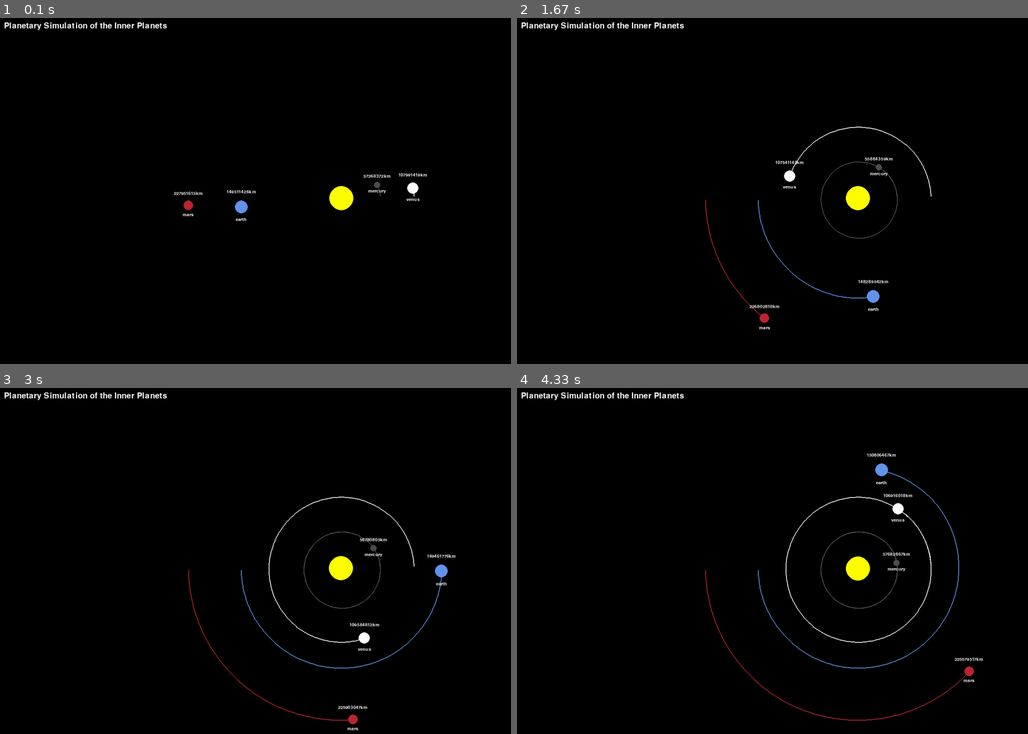
Above: before the commit, frames 1-4 (two rows, left to right).
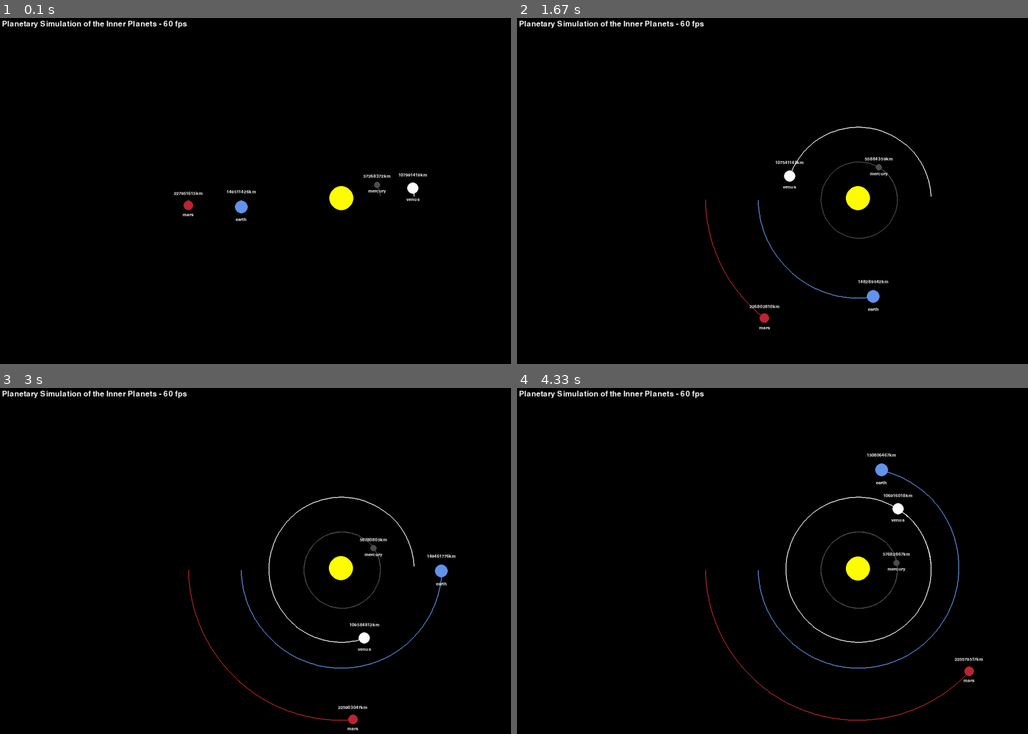
Above: after the commit, the same moments.

Repository: fischettijw/Abigail---vsCode
Game: pygame game, started from Planets/milky_way_planetary_simulation.py
The game is run twice, just before and just after one commit, with the same random seed, the same clock (stepped at 60 frames per second) and the same inputs.
Inputs:
- Up to frame 1 (0.1 s): no input
- Up to frame 2 (1.67 s): no input
- Up to frame 3 (3 s): no input
- Up to frame 4 (4.33 s): no input

The runs differ from the first frame. In frame 1, 0.5% of the frame differs, in the area x 0-37%, y 0-4%; in frame 2, 0.5%; in frame 3, 0.5%; in frame 4, 0.5%.

Commit message:
added FPS

Diff:
--- a/Planets/milky_way_planetary_simulation.py
+++ b/Planets/milky_way_planetary_simulation.py
@@ -18,11 +18,12 @@
 DARK_GREY = (80, 78, 81)
 
 FONT_distance_to_sun_text = pygame.font.SysFont("comicsans", 16)
-FONT_title_text = pygame.font.SysFont("comicsans", 30)
+FONT_title_text = pygame.font.SysFont("comicsans", 28)
 
-title_text = FONT_title_text.render(program_title, True, WHITE)
-# title_text.get_rect()
-# print(title_text.get_rect())
+FPS = 60
+
+title_text = FONT_title_text.render(f"{program_title} - {FPS} fps", True, WHITE)
+print(title_text.get_rect()[2])
 
 
 class Planet:
@@ -141,7 +142,7 @@
     planets = [sun, mercury, venus, earth, mars]
 
     while run:
-        clock.tick(60)
+        clock.tick(FPS)
         SCREEN.fill((0, 0, 0))
 
         for event in pygame.event.get():
@@ -152,7 +153,7 @@
             planet.update_position(planets)
             planet.draw(SCREEN)
 
-        SCREEN.blit(title_text, (10, 10))
+        SCREEN.blit(title_text, (5, 5))
         pygame.display.flip()
 
     pygame.quit()
